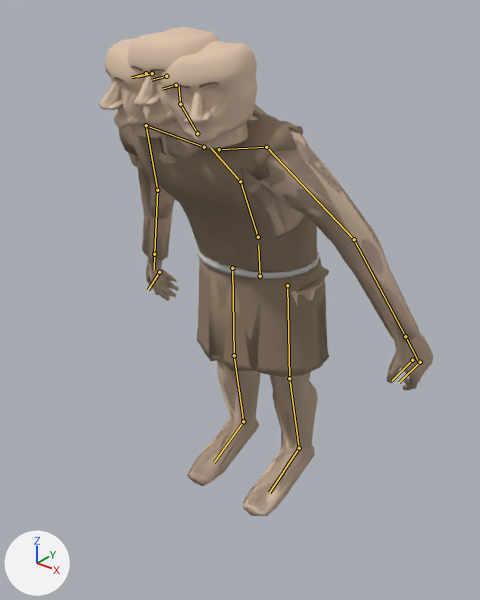
The glTF model assets/troll.glb as it was, and as the next commit left it.
Camera for both pictures: a camera (50 mm lens) standing at (1.327, -1.772, 1.838) and looking at (0.067, -0.197, 0.862). The axes (+X, +Y, +Z) are drawn at lower left. The lights are the same throughout. The first picture is the older version. The bones that change, and the others that lie on the model, are drawn over the model as lines.

Objects in the first picture: 'arch_brute', 'arch_troll', 'face_ettin', 'face_troll', 'lod_arch_brute', 'lod_arch_troll', 'lod_face_ettin', 'lod_face_troll'.
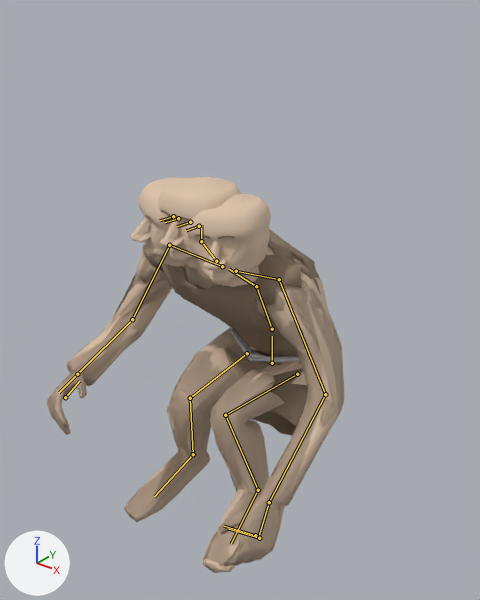
The newer file adds an action. The first version stands in its rest pose; the second is drawn at frame 62 of the action 'sit'.

Location of each change, (x1, y1, x2, y2) in pixels of the pictures (480 x 600 px):
'arch_troll', posed (20% shorter)
    before: (129, 114, 433, 516)
    after: (47, 252, 344, 573)
'arch_brute', posed
    before: (118, 104, 329, 485)
    after: (144, 229, 321, 436)
'lod_arch_troll', posed (18% shorter)
    before: (128, 116, 433, 516)
    after: (47, 246, 338, 573)
'lod_arch_brute', posed (8% narrower, 17% shorter)
    before: (128, 106, 420, 516)
    after: (67, 231, 336, 572)
'face_ettin', posed (11% narrower)
    before: (99, 38, 257, 148)
    after: (130, 178, 271, 287)
'lod_face_ettin', posed (11% narrower)
    before: (99, 40, 257, 149)
    after: (131, 177, 271, 287)
'face_troll', posed (11% narrower, 14% shorter)
    before: (127, 27, 218, 133)
    after: (158, 177, 239, 268)
'lod_face_troll', posed (11% narrower, 14% shorter)
    before: (127, 27, 219, 132)
    after: (158, 177, 240, 267)
bone 'hips', root to tip
    before: (260, 276) to (258, 245)
    after: (272, 363) to (272, 336)
bone 'spine', root to tip
    before: (258, 237) to (240, 181)
    after: (272, 329) to (256, 286)
bone 'chest', root to tip
    before: (240, 181) to (211, 148)
    after: (256, 286) to (229, 269)
bone 'neck', root to tip
    before: (197, 133) to (180, 104)
    after: (216, 261) to (201, 241)
bone 'head', root to tip
    before: (180, 104) to (178, 84)
    after: (201, 241) to (201, 225)
bone 'upperarm.L', root to tip
    before: (266, 147) to (354, 239)
    after: (279, 279) to (325, 394)
bone 'forearm.L', root to tip
    before: (354, 239) to (405, 336)
    after: (325, 394) to (269, 502)
bone 'hand.L', root to tip
    before: (405, 336) to (418, 361)
    after: (269, 502) to (258, 537)
bone 'upperarm.R', root to tip
    before: (146, 125) to (157, 190)
    after: (169, 245) to (132, 319)
bone 'forearm.R', root to tip
    before: (157, 190) to (154, 254)
    after: (132, 319) to (77, 374)
bone 'thigh.L', root to tip
    before: (287, 285) to (289, 378)
    after: (297, 374) to (225, 415)
bone 'shin.L', root to tip
    before: (289, 378) to (299, 448)
    after: (225, 415) to (258, 490)
bone 'foot.L', root to tip
    before: (299, 448) to (269, 492)
    after: (258, 490) to (231, 543)
bone 'thigh.R', root to tip
    before: (232, 268) to (234, 355)
    after: (247, 353) to (190, 398)
bone 'shin.R', root to tip
    before: (234, 355) to (243, 421)
    after: (190, 398) to (193, 454)
bone 'foot.R', root to tip
    before: (243, 421) to (214, 462)
    after: (193, 454) to (154, 496)

The change in detail:
Bone 'hips' (bone_hips) moves from (0.0, 0.0, 0.0) to (0.0, -0.415, -0.045).
Bone 'hips' (bone_hips) turns from (0, 0, 0) to (-4, 0, 0) degrees about its own x, y and z.
Bone 'spine' (bone_spine) turns from (0, 0, 0) to (6, 0, 0) degrees about its own x, y and z.
Bone 'chest' (bone_chest) turns from (0, 0, 0) to (3, 0, 0) degrees about its own x, y and z.
Bone 'neck' (bone_neck) turns from (0, 0, 0) to (-3, 0, 0) degrees about its own x, y and z.
Bone 'head' (bone_head) turns from (0, 0, 0) to (-7, -4, 0) degrees about its own x, y and z.
Bone 'upperarm.L' (bone_upperarm_l) turns from (0, 0, 0) to (-34, 0, -8) degrees about its own x, y and z.
Bone 'forearm.L' (bone_forearm_l) turns from (0, 0, 0) to (-44, 0, 0) degrees about its own x, y and z.
Bone 'hand.L' (bone_hand_l) turns from (0, 0, 0) to (14, 0, 0) degrees about its own x, y and z.
Bone 'upperarm.R' (bone_upperarm_r) turns from (0, 0, 0) to (-38, 0, 12) degrees about its own x, y and z.
Bone 'forearm.R' (bone_forearm_r) turns from (0, 0, 0) to (-76, 0, 0) degrees about its own x, y and z.
Bone 'thigh.L' (bone_thigh_l) turns from (0, 0, 0) to (-91, 6, -9) degrees about its own x, y and z.
Bone 'shin.L' (bone_shin_l) turns from (0, 0, 0) to (97, 0, 0) degrees about its own x, y and z.
Bone 'foot.L' (bone_foot_l) turns from (0, 0, 0) to (-2, -15, -7) degrees about its own x, y and z.
Bone 'thigh.R' (bone_thigh_r) turns from (0, 0, 0) to (-91, -6, 9) degrees about its own x, y and z.
Bone 'shin.R' (bone_shin_r) turns from (0, 0, 0) to (97, 0, 0) degrees about its own x, y and z.
Bone 'foot.R' (bone_foot_r) turns from (0, 0, 0) to (-2, 15, 7) degrees about its own x, y and z.
